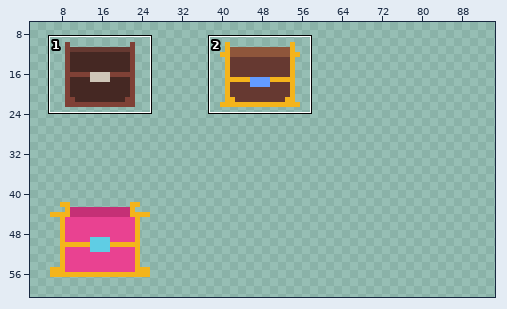
A sprite sheet gets an edit: Assets/Art/Item/Chest.png. Above, an overview of the earlier version with the close-up marked.
Close-up. As it was:
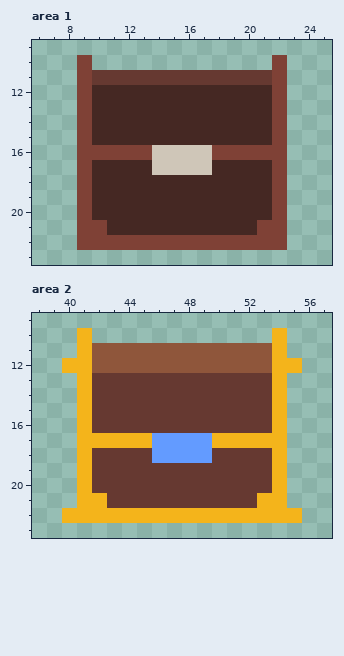
The file is 64x64 pixels. Shown: area 1: x 6..25, y 9..23; area 2: x 38..57, y 9..23. The old version is drawn lined up with the new one, on the new canvas. The wide view leaves out empty margins. The commit also changed other parts of the picture, which this record leaves out.
Now the later version:
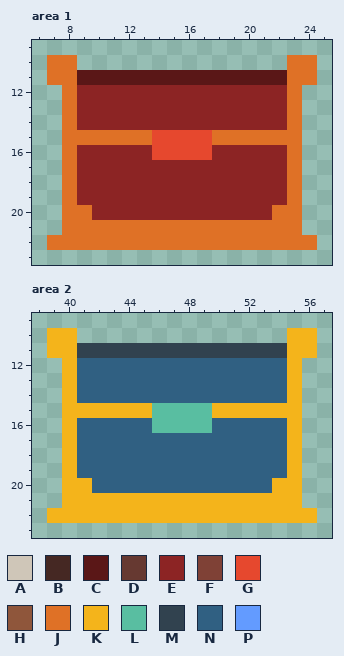
Palette (. is transparent): A #cfc6b8  B #452823  C #5a1717  D #663931  E #8c2424  F #7f4136  G #e6482e  H #8f563b  J #df7126  K #f4b41b  L #59bea1  M #31424f  N #306082  P #639bff
Changes in this commit:
canvas 64x64 -> 96x64, the old top-left corner now at 0,1 (the part of the old canvas that was cut away was empty and is not shown)
Changed rows in their new state; - is an unchanged pixel.
Area 1:
first column x 7:
10 JJ.------------.JJ
11 JJCCCCCCCCCCCCCCJJ
12 -JEEEEEEEEEEEEEEJ-
13 -JEEEEEEEEEEEEEEJ-
14 -JEEEEEEEEEEEEEEJ-
15 -JJJJJJGGGGJJJJJJ-
16 -JEEEEEGGGGEEEEEJ-
17 -JEEEEEEEEEEEEEEJ-
18 -JEEEEEEEEEEEEEEJ-
19 -JEEEEEEEEEEEEEEJ-
20 -JJEEEEEEEEEEEEJJ-
21 -JJJJJJJJJJJJJJJJ-
22 JJJJJJJJJJJJJJJJJJ
Area 2:
first column x 39:
10 KK.------------.KK
11 KKMMMMMMMMMMMMMMKK
12 --NNNNNNNNNNNNNN--
13 -KNNNNNNNNNNNNNNK-
14 -KNNNNNNNNNNNNNNK-
15 -K-KKKKLLLLKKKK-K-
16 -KNNNNNLLLLNNNNNK-
17 -KNNNNNNNNNNNNNNK-
18 -KNNNNNNNNNNNNNNK-
19 -KNNNNNNNNNNNNNNK-
20 -K-NNNNNNNNNNNN-K-
21 -K--KKKKKKKKKK--K-
22 K----------------K
Boxes around the changes in both close-ups, in picture pixels (x1, y1, x2, y2):
changed: (47, 55, 317, 250)
changed: (47, 328, 317, 523)
